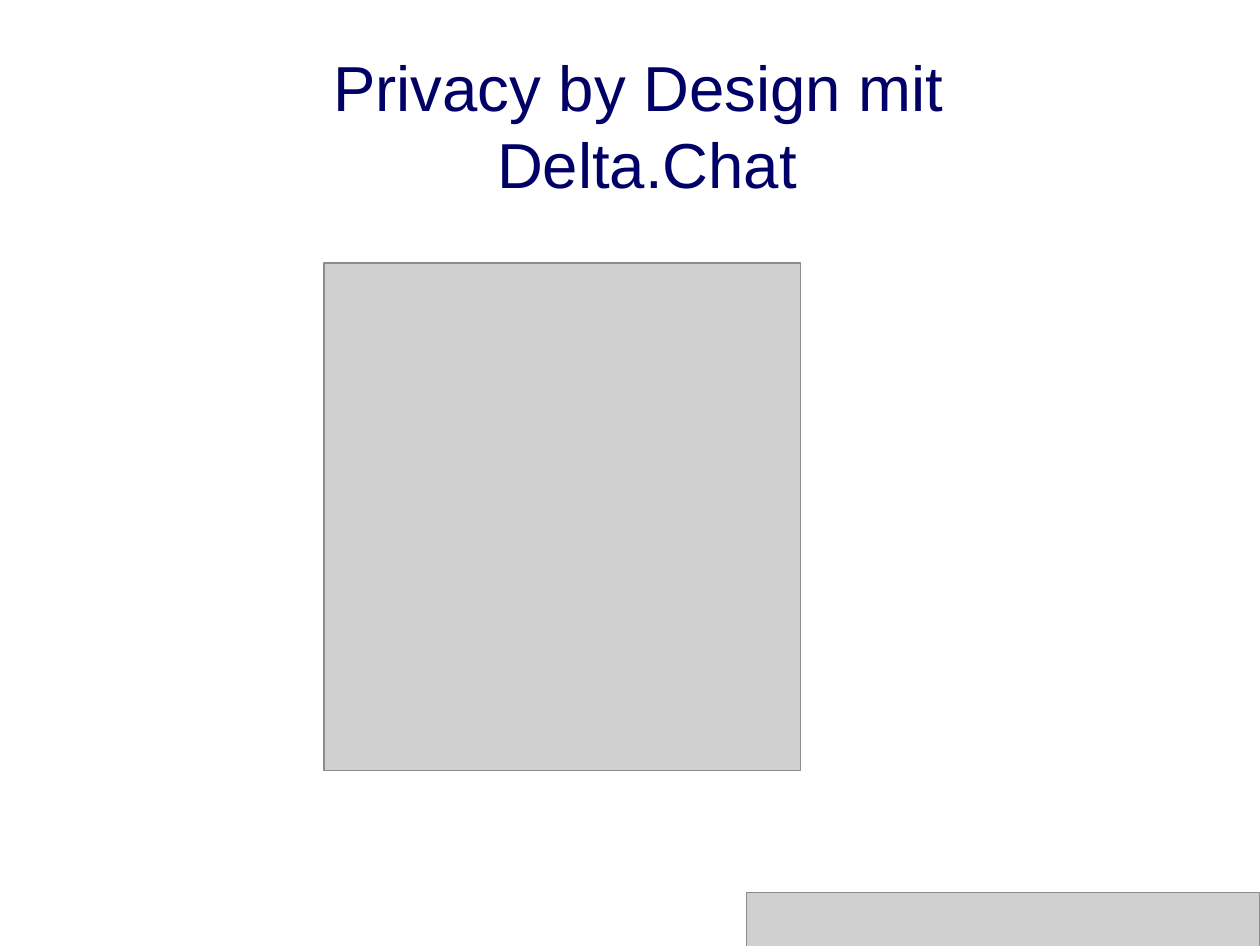
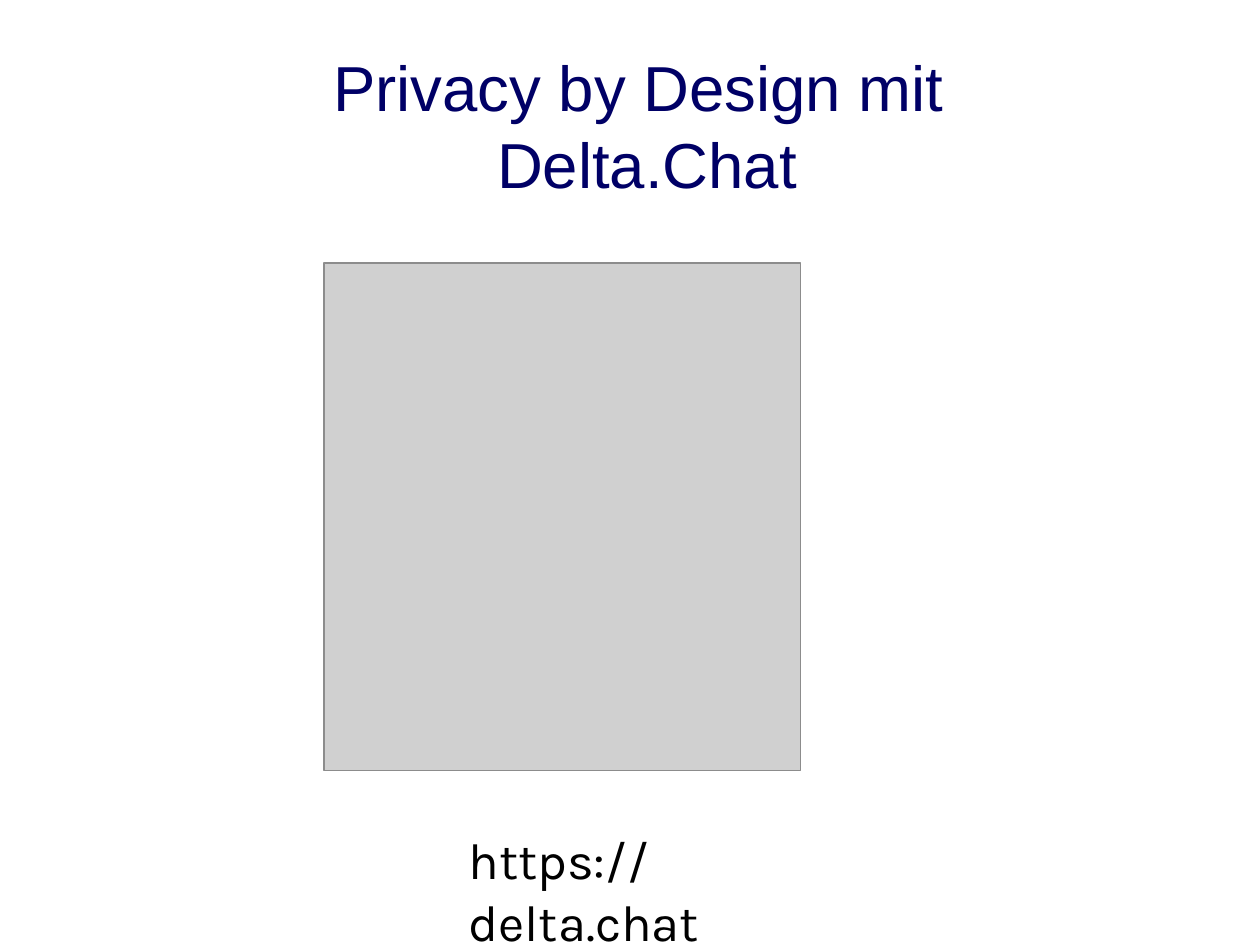
Before and after one commit to deltachat/playground, a slide deck: slide 1 of talks/dud-2018-delta.odp. Drawn at 1260x946 pixels with LibreOffice and Linux fonts; fonts in the diff are those of the drawing; grey boxes stand for pictures. Boxes give left, top, right and bottom in pixels: in the first picture for what was removed or moved away, otherwise in the second. Text is boxed around its words. In the diff, an @@ line names an element or a change of style, - is before the commit and + after.

```diff
--- a/talks/dud-2018-delta.odp
+++ b/talks/dud-2018-delta.odp
@@ text added at box(469, 842, 700, 942), 32 pt, text #000000 @@
+https://delta.chat
@@ picture removed at box(747, 892, 1260, 946) @@
```
Also in this commit, not shown: 5 other slides changed, 3 slides added, 2 slides removed.
